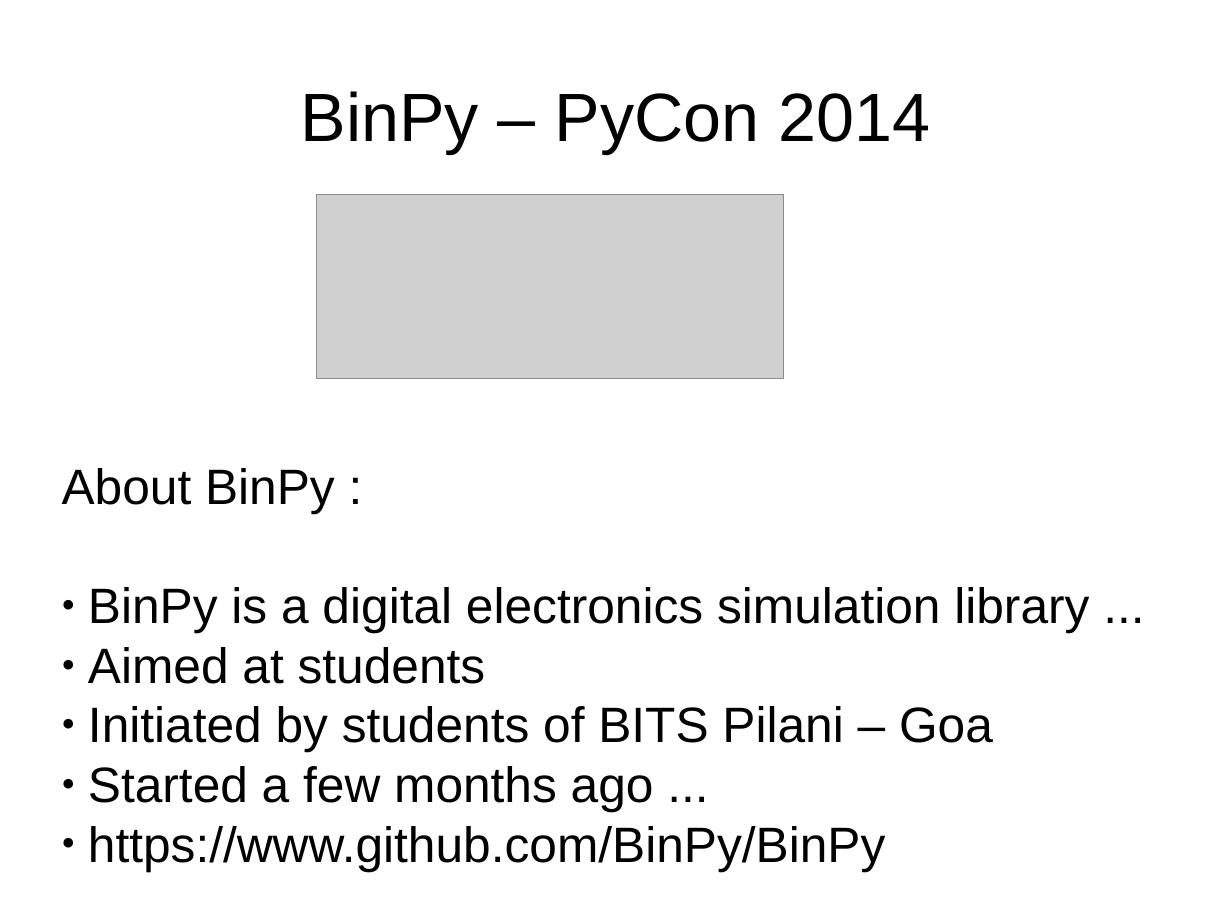
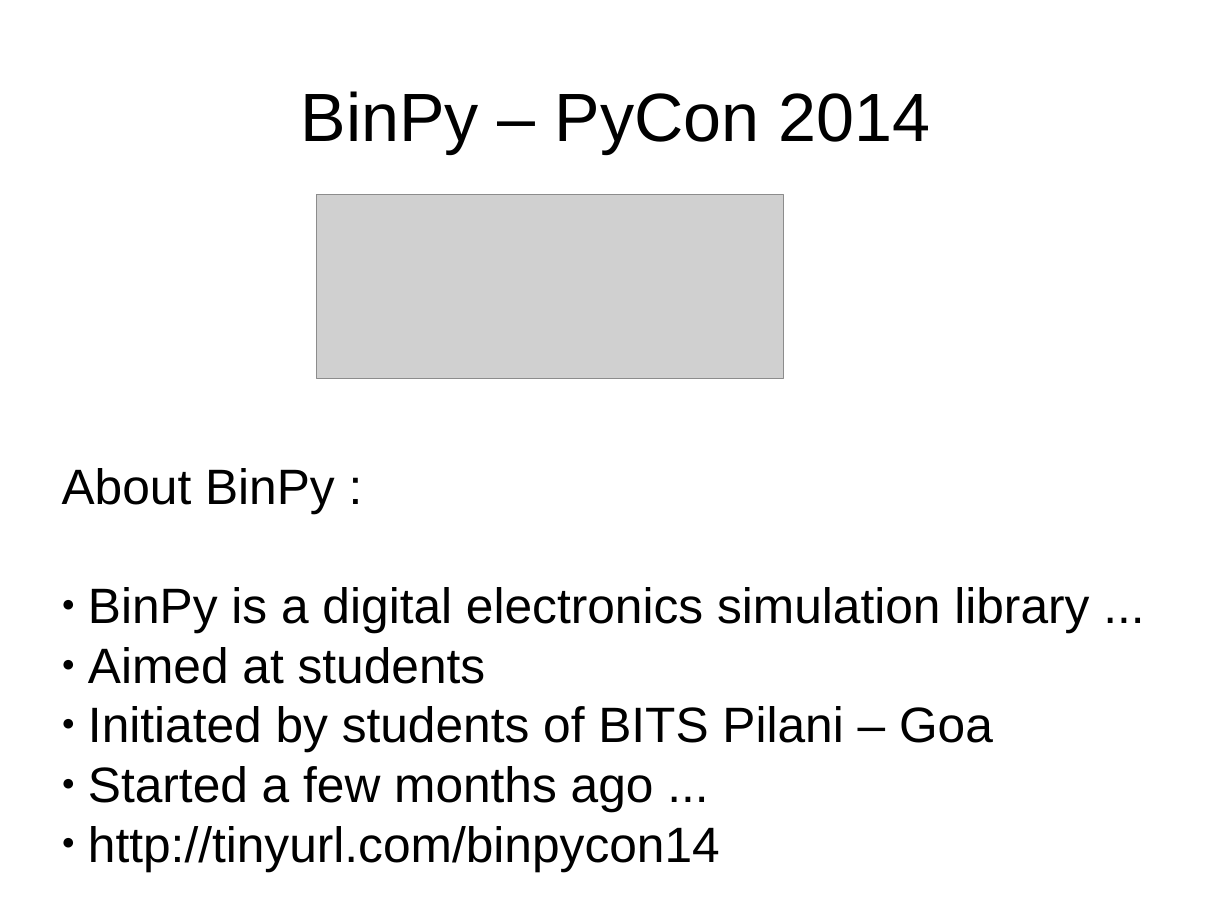
Before and after one commit to BinPy/inpycon-2014, a slide deck: slide 1 of prez.odp. Drawn at 1232x924 pixels with LibreOffice and Linux fonts; fonts in the diff are those of the drawing; grey boxes stand for pictures. Boxes give left, top, right and bottom in pixels: in the first picture for what was removed or moved away, otherwise in the second. Text is boxed around its words. In the diff, an @@ line names an element or a change of style, - is before the commit and + after.

Commit message:
Added tiny url to talk files

```diff
--- a/prez.odp
+++ b/prez.odp
@@ subtitle at (88,826,720,871): text changed @@
-● https://www.github.com/BinPy/BinPy
+● http://tinyurl.com/binpycon14
```
